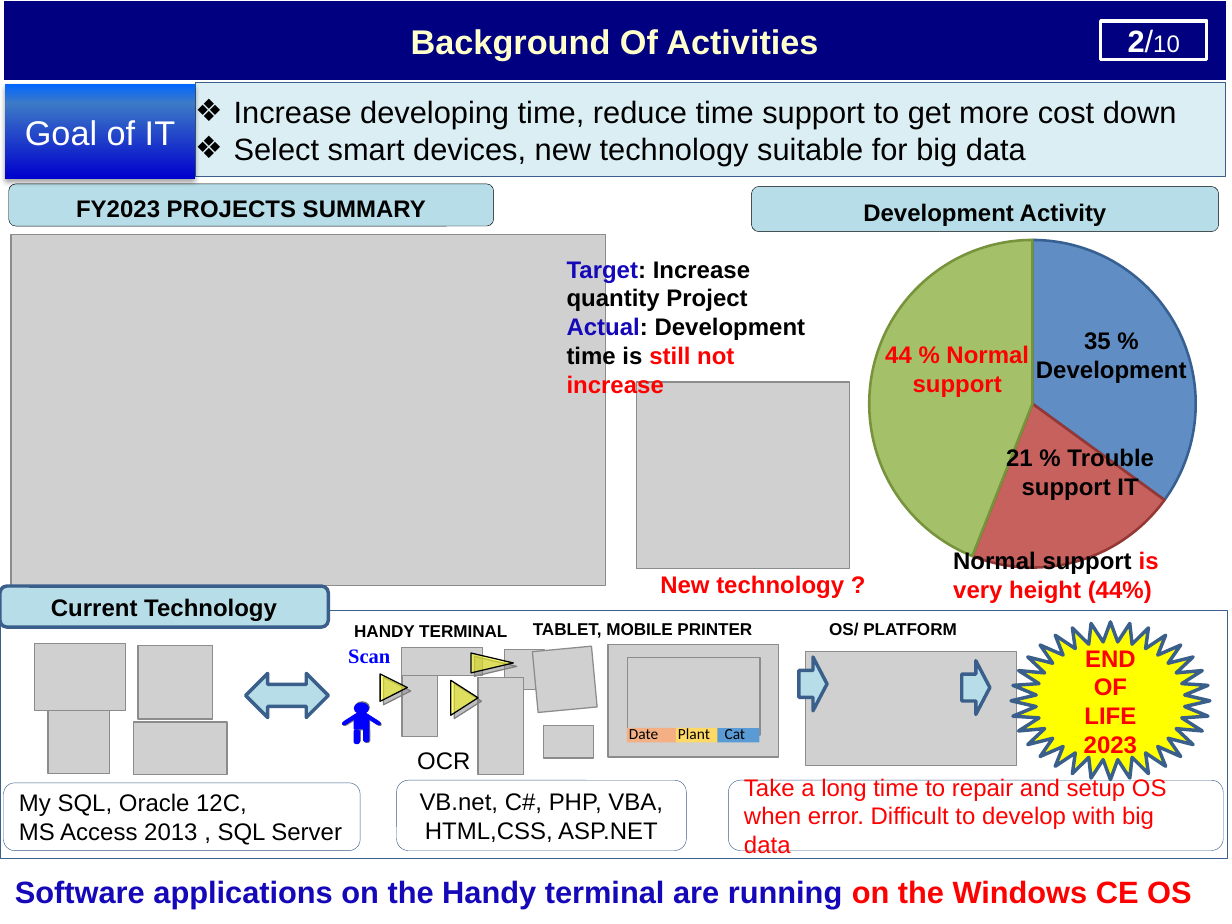
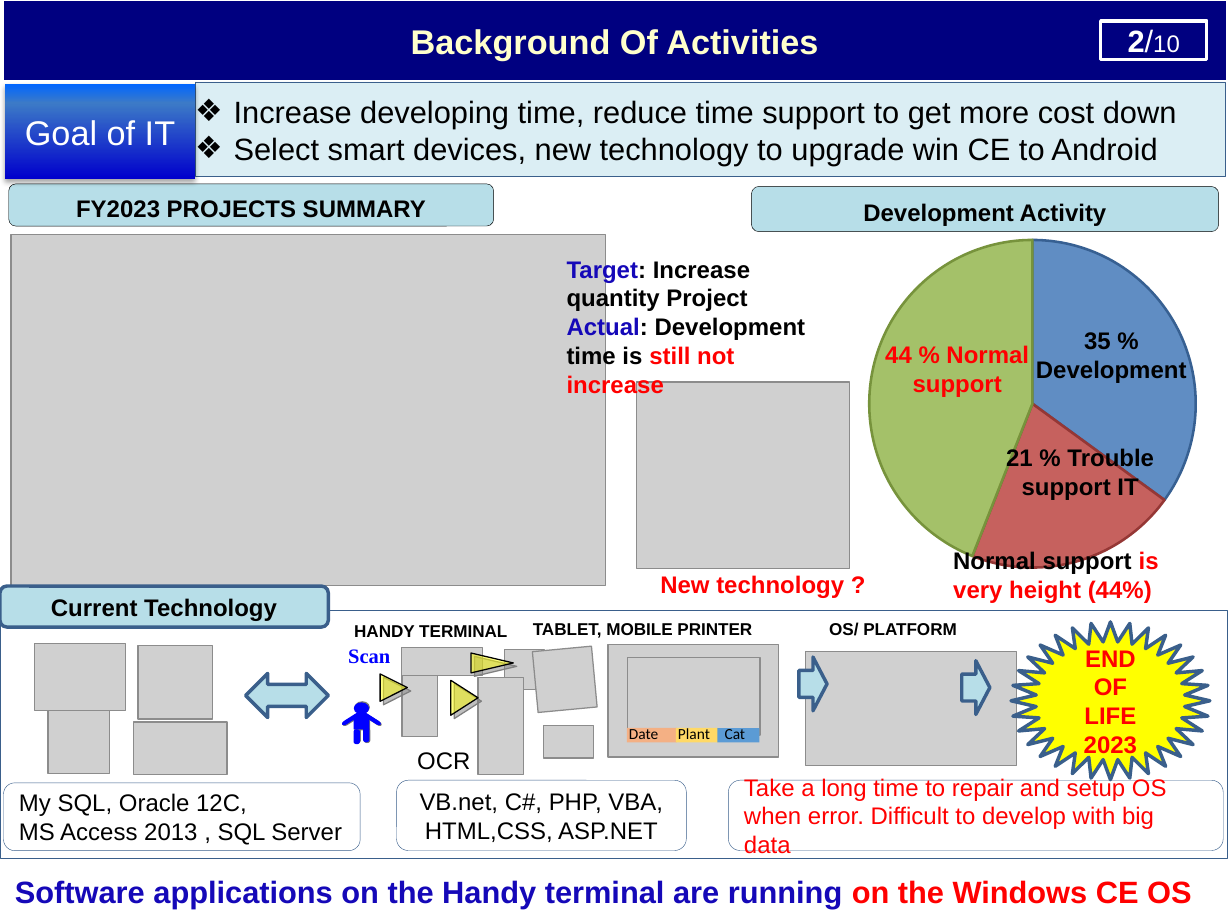
Before and after one commit to thietbicongnghevietnam/ReportPSNV, a slide deck: slide 3 of Report_test.pptx. Drawn at 1232x924 pixels with LibreOffice and Linux fonts; fonts in the diff are those of the drawing; grey boxes stand for pictures; background and template pictures are left out. Boxes give left, top, right and bottom in pixels: in the first picture for what was removed or moved away, otherwise in the second. Text is boxed around its words. In the diff, an @@ line names an element or a change of style, - is before the commit and + after.

Commit message:
15012024

```diff
--- a/Report_test.pptx
+++ b/Report_test.pptx
@@ text in rectangle at bbox=[234, 137, 1157, 165]: text changed @@
-❖ Select smart devices, new technology suitable for big data
+❖ Select smart devices, new technology to upgrade win CE to Android
```
Also in this commit, not shown: 3 other slides changed.
